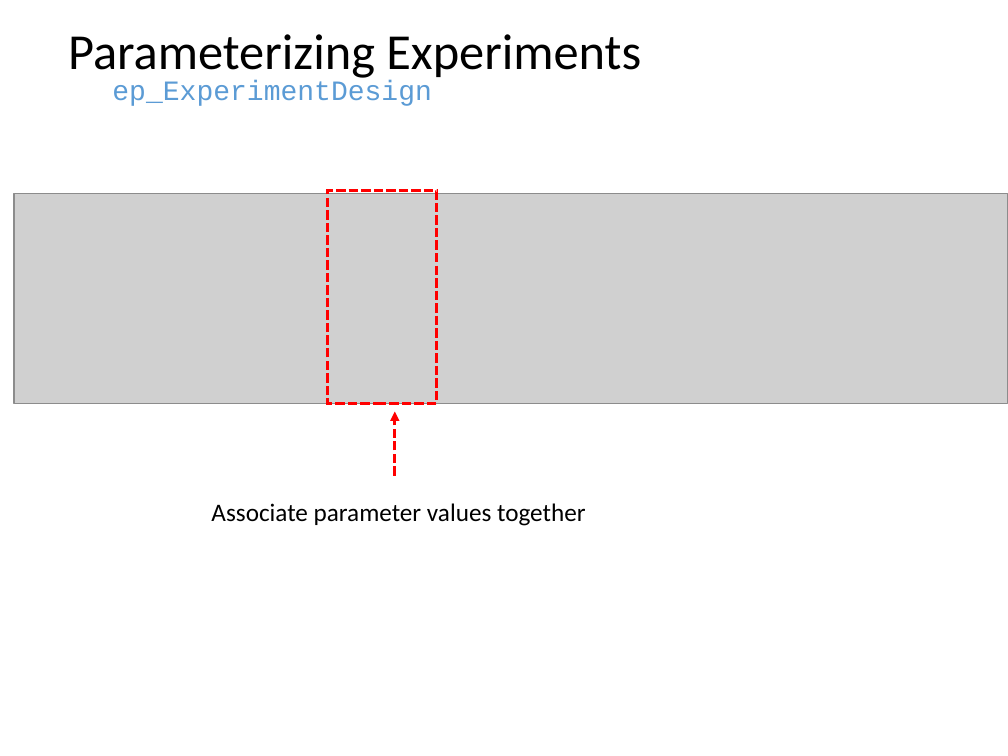
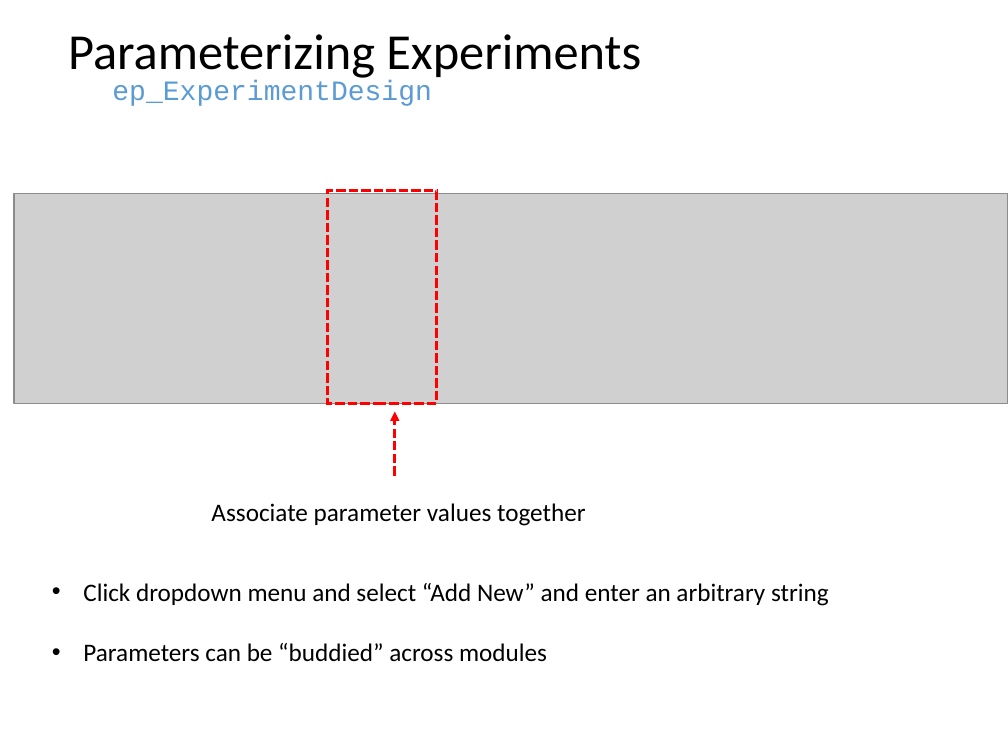
Before and after one commit to dstolz/epsych, a slide deck: slide 22 of trunk/Intro_to_ElectroPsych_Toolbox.pptx. Drawn at 1008x756 pixels with LibreOffice and Linux fonts; fonts in the diff are those of the drawing; grey boxes stand for pictures. Boxes give left, top, right and bottom in pixels: in the first picture for what was removed or moved away, otherwise in the second. Text is boxed around its words. In the diff, an @@ line names an element or a change of style, - is before the commit and + after.

```diff
--- a/trunk/Intro_to_ElectroPsych_Toolbox.pptx
+++ b/trunk/Intro_to_ElectroPsych_Toolbox.pptx
@@ text added at (83, 583, 829, 662), 18 pt, text #000000 @@
+• Click dropdown menu and select “Add New” and enter an arbitrary string
+• Parameters can be “buddied” across modules
```
Also in this commit, not shown: 13 other slides changed, 1 other file.
